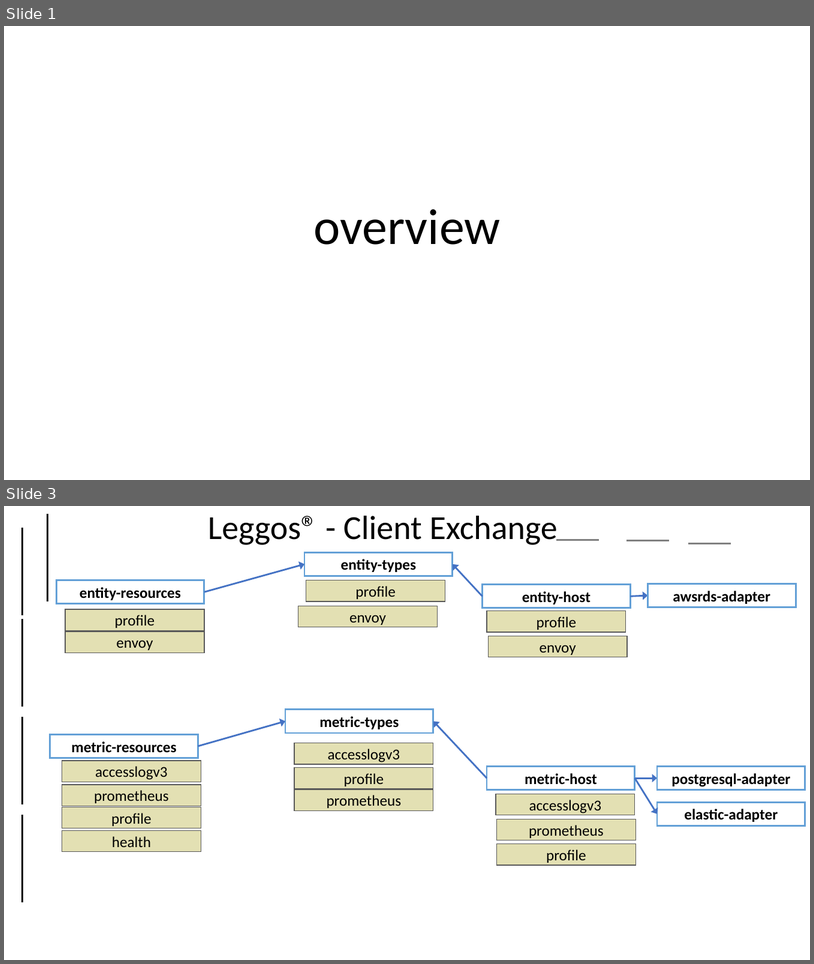
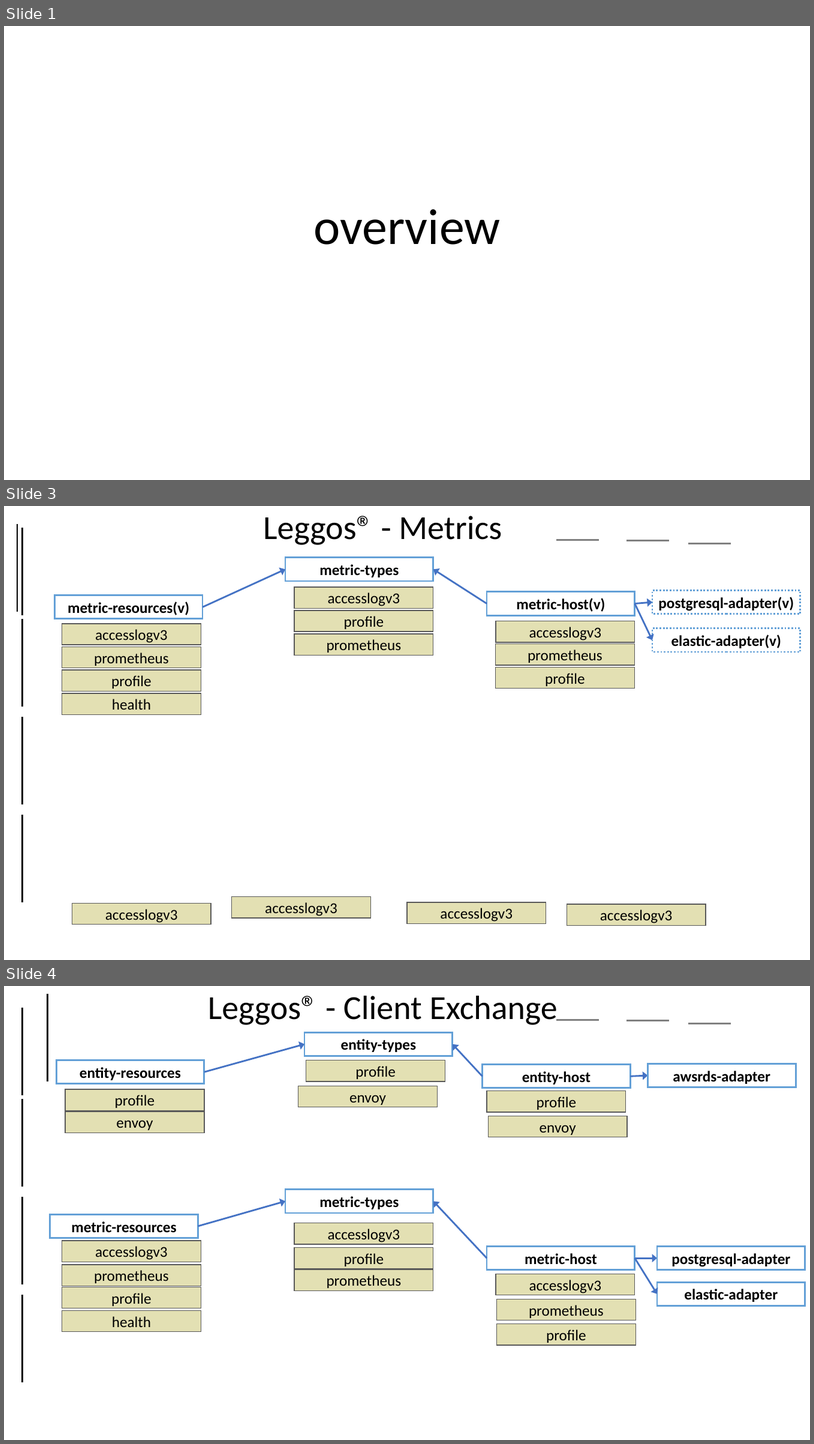
Before and after one commit to idiomatic-go/application-architecture, a slide deck: GO-Micro-Resources-Application.pptx. Shown one above the other, each under a label of ours: slides 1 and 3 before the commit, slides 1, 3 and 4 after it; the slides between them are not shown. The pictures are 814x964 and 814x1444 pixels, drawn with LibreOffice and Linux fonts; fonts in the diff are those of the drawing. Boxes give left, top, right and bottom in pixels: in the first picture for what was removed or moved away, otherwise in the second. Text is boxed around its words. In the diff, an @@ line names an element or a change of style, - is before the commit and + after.

```diff
--- a/GO-Micro-Resources-Application.pptx
+++ b/GO-Micro-Resources-Application.pptx
@@ slide 3 added at <box>4,506,810,960</box>, background #FFFFFF @@
@@ title added at <box>263,516,502,545</box>, 40 pt, text #000000 @@
+Leggos® - Metrics
@@ line added from (17, 524) to (17, 612), #000000 2 pt @@
@@ line added from (22, 528) to (22, 615), #000000 2 pt @@
@@ line added from (599, 540) to (557, 540), #808080 2 pt @@
@@ line added from (669, 540) to (627, 540), #808080 2 pt @@
@@ rectangle added at <box>285,558,434,581</box>, fill #FFFFFF, outline #63A0D7 2 pt, 18 pt, text #000000, bold @@
+metric-types
@@ line added from (732, 544) to (689, 544), #808080 2 pt @@
@@ arrow added from (203, 607) to (285, 570), #4472C4 2 pt @@
@@ arrow added from (488, 603) to (434, 570), #4472C4 2 pt @@
@@ rectangle added at <box>55,595,203,619</box>, fill #FFFFFF, outline #63A0D7 2 pt, 18 pt, text #000000, bold @@
+metric-resources(v)
@@ rectangle added at <box>294,587,434,608</box>, fill #E3E0B3, outline #595959 1 pt, 18 pt, text #000000 @@
+accesslogv3
@@ rectangle added at <box>488,592,636,615</box>, fill #FFFFFF, outline #63A0D7 2 pt, 18 pt, text #000000, bold @@
+metric-host(v)
@@ rectangle added at <box>653,590,801,613</box>, fill #FFFFFF, outline #63A0D7 2 pt dashed, 18 pt, text #000000, bold @@
+postgresql-adapter(v)
@@ rectangle added at <box>294,610,434,631</box>, fill #E3E0B3, outline #595959 1 pt, 18 pt, text #000000 @@
+profile
@@ arrow added from (636, 603) to (653, 602), #4472C4 2 pt @@
@@ arrow added from (636, 603) to (653, 640), #4472C4 2 pt @@
@@ line added from (22, 619) to (22, 706), #000000 2 pt @@
@@ rectangle added at <box>62,624,201,645</box>, fill #E3E0B3, outline #595959 1 pt, 18 pt, text #000000 @@
+accesslogv3
@@ rectangle added at <box>497,621,636,642</box>, fill #E3E0B3, outline #595959 1 pt, 18 pt, text #000000 @@
+accesslogv3
@@ rectangle added at <box>653,628,801,652</box>, fill #FFFFFF, outline #63A0D7 2 pt dashed, 18 pt, text #000000, bold @@
+elastic-adapter(v)
@@ rectangle added at <box>62,647,201,668</box>, fill #E3E0B3, outline #595959 1 pt, 18 pt, text #000000 @@
+prometheus
@@ rectangle added at <box>294,634,434,655</box>, fill #E3E0B3, outline #595959 1 pt, 18 pt, text #000000 @@
+prometheus
@@ rectangle added at <box>496,644,635,665</box>, fill #E3E0B3, outline #595959 1 pt, 18 pt, text #000000 @@
+prometheus
@@ rectangle added at <box>496,667,635,688</box>, fill #E3E0B3, outline #595959 1 pt, 18 pt, text #000000 @@
+profile
@@ rectangle added at <box>62,670,201,691</box>, fill #E3E0B3, outline #595959 1 pt, 18 pt, text #000000 @@
+profile
@@ rectangle added at <box>62,694,201,715</box>, fill #E3E0B3, outline #595959 1 pt, 18 pt, text #000000 @@
+health
@@ line added from (22, 717) to (22, 804), #000000 2 pt @@
@@ line added from (22, 814) to (22, 902), #000000 2 pt @@
@@ rectangle added at <box>232,896,371,918</box>, fill #E3E0B3, outline #595959 1 pt, 18 pt, text #000000 @@
+accesslogv3
@@ rectangle added at <box>72,903,211,924</box>, fill #E3E0B3, outline #595959 1 pt, 18 pt, text #000000 @@
+accesslogv3
@@ rectangle added at <box>408,902,546,924</box>, fill #E3E0B3, outline #595959 1 pt, 18 pt, text #000000 @@
+accesslogv3
@@ rectangle added at <box>567,904,707,925</box>, fill #E3E0B3, outline #595959 1 pt, 18 pt, text #000000 @@
+accesslogv3
@@ what was slide 3 is now slide 4 @@
```
Also in this commit, not shown: 1 slide changed.
